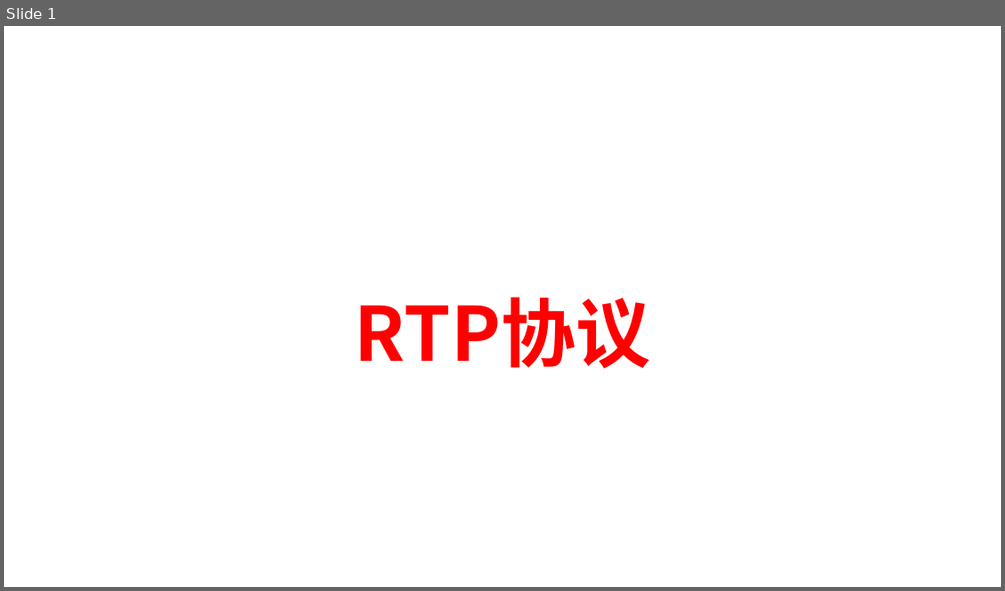
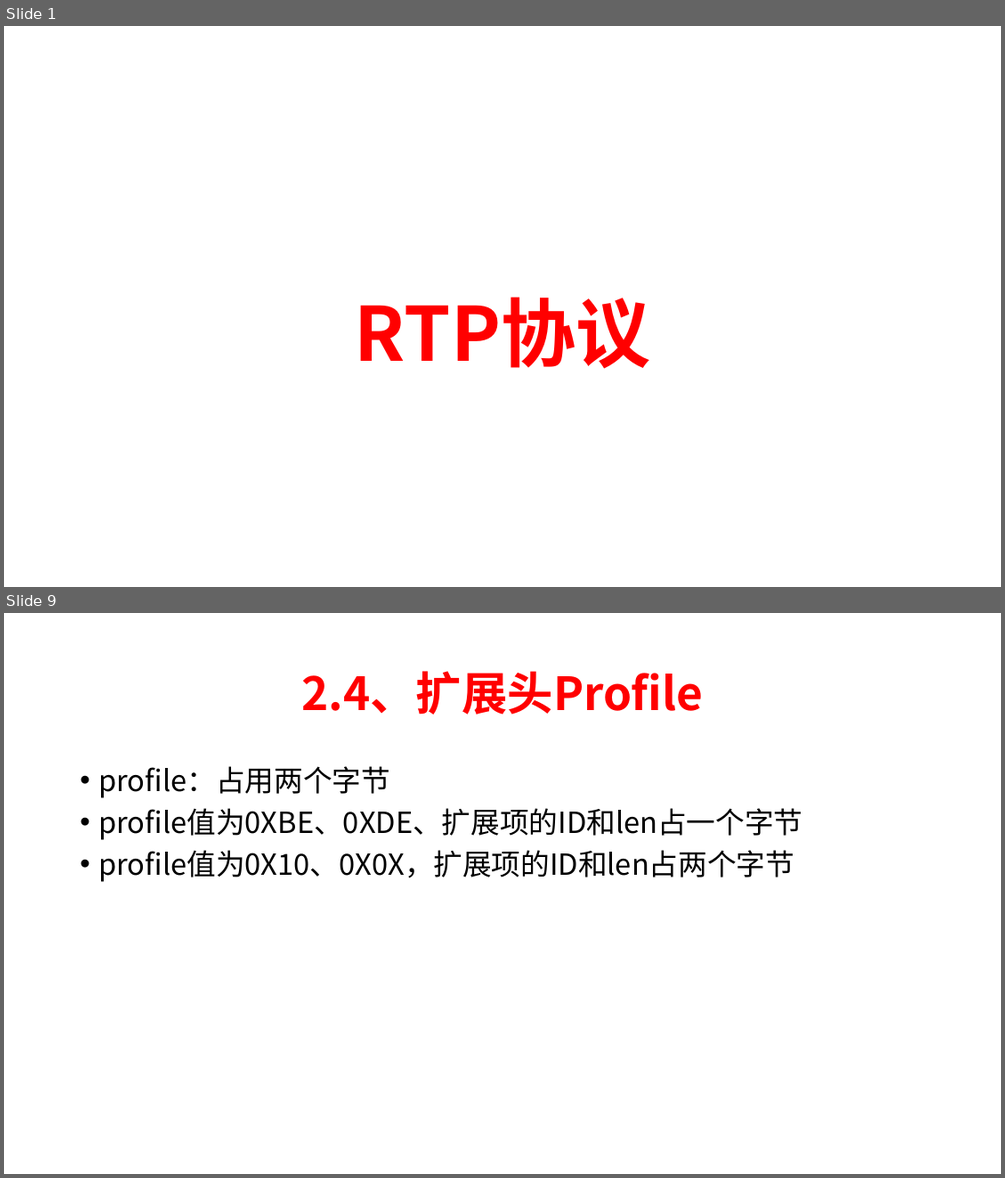
Before and after one commit to chensongpoixs/crtc_doc, a slide deck: WebRTC服务质量(Qos)/2、RTP协议.pptx. Shown one above the other, each under a label of ours: slide 1 before the commit, slides 1 and 9 after it; the slides between them are not shown. The pictures are 1005x591 and 1005x1178 pixels, drawn with LibreOffice and Linux fonts; fonts in the diff are those of the drawing. Boxes give left, top, right and bottom in pixels: in the first picture for what was removed or moved away, otherwise in the second. Text is boxed around its words. In the diff, an @@ line names an element or a change of style, - is before the commit and + after.

```diff
--- a/WebRTC服务质量(Qos)/2、RTP协议.pptx
+++ b/WebRTC服务质量(Qos)/2、RTP协议.pptx
@@ slide 9 added at box(4, 613, 1001, 1174), background #FFFFFF @@
@@ title added at box(301, 671, 703, 714), 44 pt, text #FF0000, bold @@
+2.4、扩展头Profile
@@ text added at box(98, 766, 802, 882), 28 pt, text #000000 @@
+• profile：占用两个字节
+• profile值为0XBE、0XDE、扩展项的ID和len占一个字节
+• profile值为0X10、0X0X，扩展项的ID和len占两个字节
```
Also in this commit, not shown: 3 slides changed, 11 other slides added, 2 other files.
